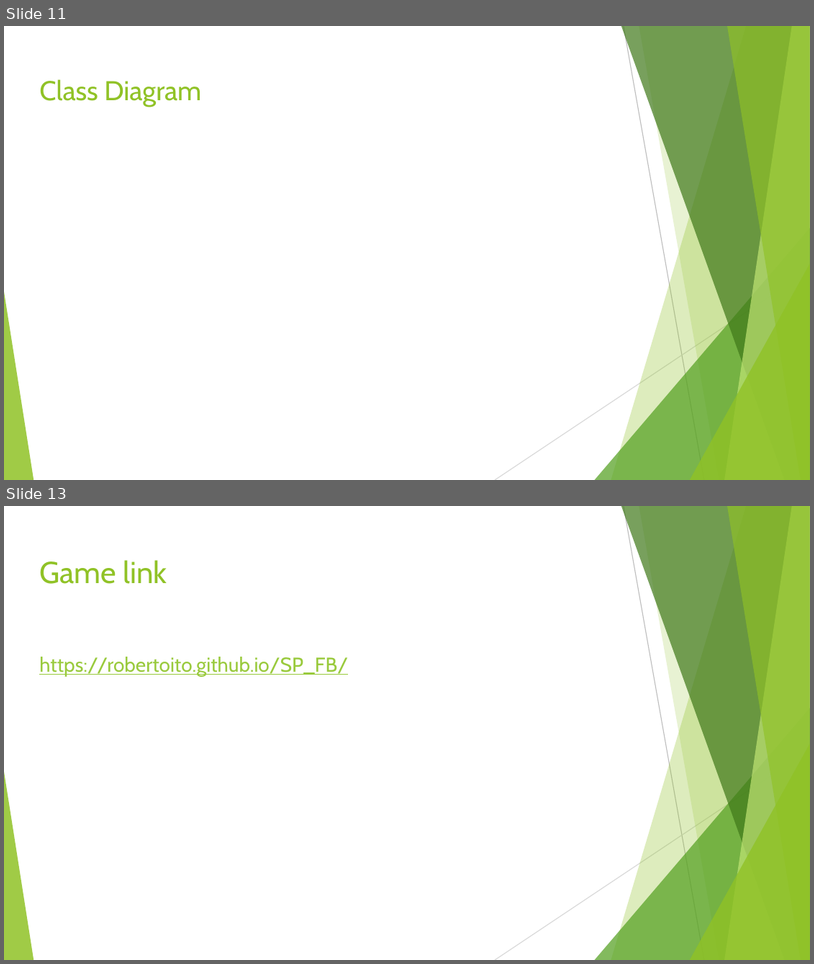
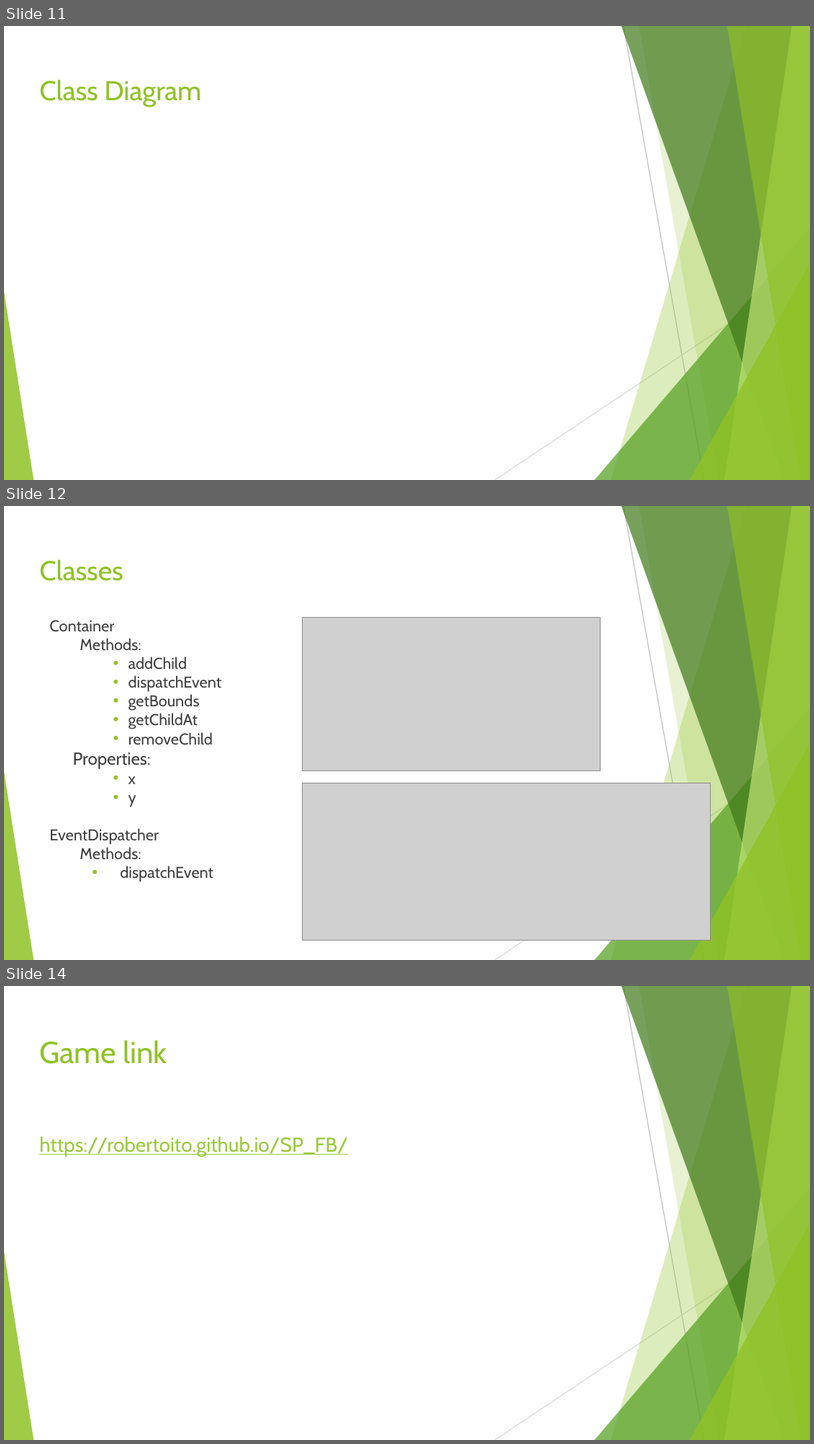
Before and after one commit to RobertoIto/COMP397-002-SpacePatrol, a slide deck: COMP 397 - Project Presentation.pptx. Shown one above the other, each under a label of ours: slides 11 and 13 before the commit, slides 11, 12 and 14 after it; the slides between them are not shown. The pictures are 814x964 and 814x1444 pixels, drawn with LibreOffice and Linux fonts; fonts in the diff are those of the drawing; grey boxes stand for pictures. Boxes give left, top, right and bottom in pixels: in the first picture for what was removed or moved away, otherwise in the second. Text is boxed around its words. In the diff, an @@ line names an element or a change of style, - is before the commit and + after.

Commit message:
Update COMP 397 - Project Presentation.pptx
Included classes slides

```diff
--- a/COMP 397 - Project Presentation.pptx
+++ b/COMP 397 - Project Presentation.pptx
@@ slide 12 added at (x1=4, y1=506, x2=810, y2=960), background #FFFFFF; not listed: 10 template elements that a slide beside it also shows @@
@@ title added at (x1=39, y1=559, x2=123, y2=581), 24.3 pt, text #90C226 @@
+Classes
@@ text added at (x1=49, y1=620, x2=222, y2=882), 14 pt, text #404040 @@
+Container
+Methods:
+      • addChild
+      • dispatchEvent
+      • getBounds
+      • getChildAt
+      • removeChild
+    Properties:
+      • x
+      • y
+EventDispatcher
+Methods:
+  • dispatchEvent
@@ picture added at (x1=302, y1=618, x2=601, y2=770) @@
@@ picture added at (x1=302, y1=782, x2=710, y2=940) @@
@@ what was slide 13 is now slide 14 @@
```
Also in this commit, not shown: 1 other slide added, 1 slide removed.
